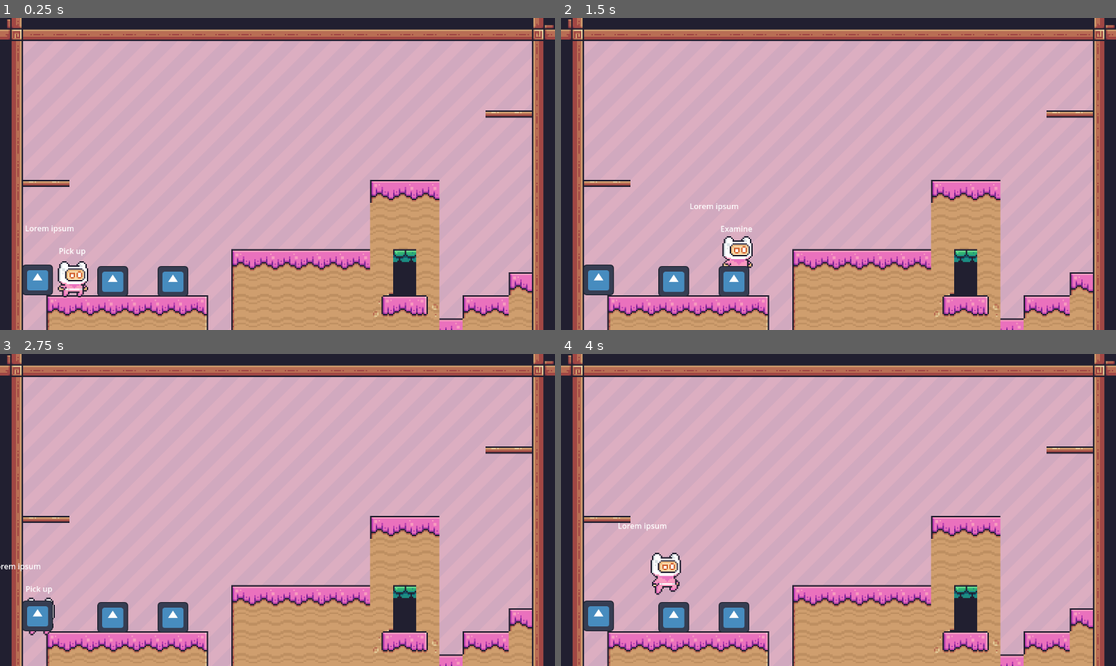
Above: before the commit, frames 1-4 (two rows, left to right).
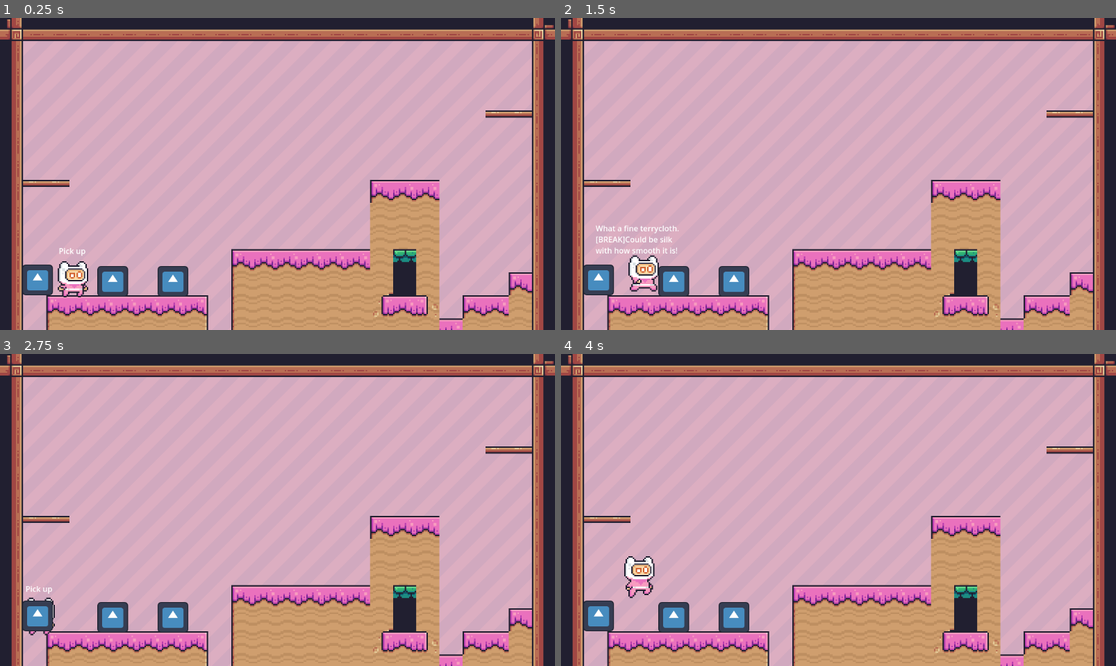
Above: after the commit, the same moments.

Repository: Seblecaribou/AdventureGamePrototype
Game: Godot game, scene res://Scenes/Main.tscn
Same seed, same stepped clock (60 frames per second), same inputs: the game is played once before the commit and once after it. The engine's default icon, where the game draws it, is replaced by a stand-in: a white triangle on a blue panel in a dark square.
Inputs (mouse positions are in pixels of both pictures, inside the frame that each line leads up to):
- Up to frame 1 (0.25 s): no input
- Up to frame 2 (1.5 s): tap Enter at 0.5 s; move the mouse to (960, 158) at 0.52 s; hold D (right) 0.53-1.25 s; tap E (interact) at 0.6 s; click (960, 158) at 0.67 s; tap Space (jump) at 0.77, 1.07 s; tap Tab (journal) at 0.8 s; drag from (727, 189) to (733, 280) at 1.27 s
- Up to frame 3 (2.75 s): move the mouse to (333, 441) at 2.02 s; hold A (left) from 2.03 s (still down); hold Shift (run) from 2.03 s (still down); tap Backspace (return) at 2.1 s
- Up to frame 4 (4 s): release A (left) at 2.75 s; release Shift (run) at 2.75 s; drag from (810, 572) to (733, 616) at 2.77 s; tap Space (jump) at 3.5, 3.6, 3.77 s; move the mouse to (1005, 556) at 3.52 s; hold D (right) from 3.53 s (still down); tap E (interact) at 3.8 s

The runs differ from the first frame. In frame 1, less than 0.1% of the frame differs, in the area x 4-14%, y 66-70%; in frame 2, 1.5%, in the area x 6-35%, y 59-88%; in frame 3, less than 0.1%; in frame 4, 1.2%.

Commit message:
Refactor Game State Machine and implement basic freeze on menu

Diff:
--- a/Scenes/Main.tscn
+++ b/Scenes/Main.tscn
@@ -515,9 +515,8 @@
 
 [node name="GameManager" type="Node" parent="."]
 
-[node name="GameStateMachine" type="Node" parent="GameManager" node_paths=PackedStringArray("player_character", "initial_state")]
+[node name="GameStateMachine" type="Node" parent="GameManager" node_paths=PackedStringArray("initial_state")]
 script = ExtResource("1_gxh85")
-player_character = NodePath("../../PlayerCharacter")
 initial_state = NodePath("Moving")
 
 [node name="Observe" type="Node" parent="GameManager/GameStateMachine"]
@@ -540,9 +539,8 @@
 format = 2
 layer_0/tile_data = PackedInt32Array(23, 0, 6, 65559, 0, 5, 131095, 0, 5, 196631, 0, 5, 262167, 0, 5, 327703, 0, 5, 393 …(2469 unchanged characters)…
 
-[node name="PlayerCharacter" parent="." node_paths=PackedStringArray("game_state_machine") instance=ExtResource("3_w2hnh")]
+[node name="PlayerCharacter" parent="." instance=ExtResource("3_w2hnh")]
 position = Vector2(150, 523)
-game_state_machine = NodePath("../GameManager/GameStateMachine")
 
 [node name="obs_bathtub_bathroom01" parent="." instance=ExtResource("4_hs0my")]
 position = Vector2(359, 547)
@@ -554,3 +552,5 @@
 [node name="pic_footprints_bathroom01" parent="." instance=ExtResource("4_hs0my")]
 position = Vector2(78, 544)
 item_id = "pic_footprints_bathroom01"
+
+[connection signal="newstate" from="GameManager/GameStateMachine" to="PlayerCharacter" method="_on_game_state_machine_newstate"]
--- a/Scenes/PlayerCharacter.tscn
+++ b/Scenes/PlayerCharacter.tscn
@@ -242,14 +242,14 @@
 sprite_frames = SubResource("SpriteFrames_yknqu")
 animation = &"run"
 
-[node name="AnimationComponent" type="Node2D" parent="." node_paths=PackedStringArray("state_machine", "character", "animated_sprite_2D")]
+[node name="AnimationComponent" type="Node2D" parent="." node_paths=PackedStringArray("character", "animated_sprite_2D")]
 script = ExtResource("8_s3oir")
-state_machine = NodePath("../PlayerStateMachine")
 character = NodePath("..")
 animated_sprite_2D = NodePath("../AnimatedSprite2D")
 
-[node name="InteractionComponent" type="Node2D" parent="." node_paths=PackedStringArray("label", "interaction_content")]
+[node name="InteractionComponent" type="Node2D" parent="." node_paths=PackedStringArray("player_character", "label", "interaction_content")]
 script = ExtResource("7_hjhmt")
+player_character = NodePath("..")
 label = NodePath("../Interaction Nodes/InteractionLabel")
 interaction_content = NodePath("../Interaction Nodes/InteractionDescription")
 
@@ -287,5 +287,6 @@
 text = "Lorem ipsum"
 fit_content = true
 
+[connection signal="newstate" from="PlayerStateMachine" to="AnimationComponent" method="_on_player_state_machine_newstate"]
 [connection signal="area_entered" from="Interaction Nodes/InteractionArea" to="InteractionComponent" method="_on_interaction_area_area_entered"]
 [connection signal="area_exited" from="Interaction Nodes/InteractionArea" to="InteractionComponent" method="_on_interaction_area_area_exited"]
--- a/Scripts/Components/AnimationComponent.gd
+++ b/Scripts/Components/AnimationComponent.gd
@@ -1,14 +1,9 @@
 class_name AnimationComponent
 extends Node
 
-@export var state_machine : StateMachineComponent
 @export var character : CharacterBody2D
 @export var animated_sprite_2D : AnimatedSprite2D
 var animation_state : String = "idle"
-
-func _ready():
-	pass
-	#state_machine.newstate.connect(on_state_machine_newstate)
 
 func _physics_process(delta):
 	flip_sprite()
@@ -27,3 +22,7 @@
 
 func flip_sprite() -> void:
 	animated_sprite_2D.flip_h = character.velocity.x < 0
+
+
+func _on_player_state_machine_newstate(previous_state, new_state):
+	animation_state = new_state
--- a/Scripts/Components/InteractionComponent.gd
+++ b/Scripts/Components/InteractionComponent.gd
@@ -2,15 +2,21 @@
 extends Node
 
 @onready var interactions: Array[Interactable]= []
+@export var player_character : PlayerCharacter
 @export var label: Label
 @export var interaction_content : RichTextLabel
 
 func _ready():
 	update_interact_label()
+	reset_interaction_ui()
+
+func _physics_process(delta):
+	reset_interaction_ui()
 
 func _on_interaction_area_area_entered(area):
 	interactions.insert(0, area)
 	update_interact_label()
+
 
 func _on_interaction_area_area_exited(area):
 	interactions.erase(area)
@@ -22,8 +28,13 @@
 	else:
 		label.text = ""
 
+func reset_interaction_ui():
+	if player_character.current_game_state == "moving":
+		interaction_content.text = ""
+		pass
+
 func interact():
-	if interactions:
+	if interactions :
 		label.text = ""
 		var current_interaction = interactions[0]
 		match current_interaction.interact_type:#TODO write function for each match case in INTERACT_TYPE_ENUM
--- a/Scripts/Components/MovementComponent.gd
+++ b/Scripts/Components/MovementComponent.gd
@@ -8,6 +8,7 @@
 var gravity = ProjectSettings.get_setting("physics/2d/default_gravity")
 const BASE_SPEED_MULTIPLIER: float = 1.0
 var speed_multiplier: float = 1.0 #variable that equals either max_speed_multiplier or BASE_SPEED_MULTIPLIER
+
 
 func _physics_process(delta):
 	ground_player(delta)
@@ -26,10 +27,8 @@
 func move(direction: float) -> void:
 	if direction:
 		character.velocity.x = direction * speed * speed_multiplier
-
 	else:
 		character.velocity.x = move_toward(character.velocity.x, 0, speed)
-
 	character.move_and_slide()
 
 
--- a/Scripts/Components/States/GameManager/GameStateMachine.gd
+++ b/Scripts/Components/States/GameManager/GameStateMachine.gd
@@ -1,9 +1,21 @@
 class_name GameStateMachine
 extends StateMachineComponent
 
-@export var player_character : PlayerCharacter
+var menu_states : Array[String] = ["pause", "journal", "observe"]
 
 func transition_state():
-	#TODO find a way to reference the interact component HERE...maybe move it out of the player altogether?
-	#input_manager.check_interact_button()
+	if Input.is_action_just_pressed("pause"):
+		current_state.transitioned.emit(current_state, "pause")
+	if Input.is_action_just_pressed("interact"):
+		current_state.transitioned.emit(current_state, "observe")
+	if Input.is_action_just_pressed("journal"):
+		current_state.transitioned.emit(current_state, "journal")
+	if not check_is_in_menu() or (check_is_in_menu() and Input.is_action_just_pressed("return")):
+		current_state.transitioned.emit(current_state, "moving")
 	pass
+
+func check_is_in_menu() -> bool:
+	if menu_states.has(current_state.get_name().to_lower()):
+		return true
+	else :
+		return false
--- a/Scripts/Objects/PlayerCharacter.gd
+++ b/Scripts/Objects/PlayerCharacter.gd
@@ -1,12 +1,9 @@
 class_name PlayerCharacter
 extends CharacterBody2D
 
-@export var game_state_machine : StateMachineComponent
-var input_manager = InputManager
 var current_game_state : String
 
 func _physics_process(delta):
-	current_game_state = game_state_machine.current_state.name.to_lower()
 
 	#Pause
 	#TODO create pause menu
@@ -18,10 +15,14 @@
 
 	#Movement
 	if current_game_state == "moving":
-		input_manager.check_directions_buttons($MovementComponent.move)
-		input_manager.check_run_button($MovementComponent.run)
-		input_manager.check_jump_button($MovementComponent.jump)
+		InputManager.check_directions_buttons($MovementComponent.move)
+		InputManager.check_run_button($MovementComponent.run)
+		InputManager.check_jump_button($MovementComponent.jump)
 
 	#Interaction
-	#if current_game_state == "observe":
-		#input_manager.check_interact_button($InteractionComponent.interact)
+	if current_game_state == "observe":
+		InputManager.check_interact_button($InteractionComponent.interact)
+
+
+func _on_game_state_machine_newstate(previous_state, new_state):
+	current_game_state = new_state
--- a/Scripts/Singletons/InputManager.gd
+++ b/Scripts/Singletons/InputManager.gd
@@ -4,18 +4,15 @@
 	if Input.is_action_just_pressed("jump"):
 		function.call()
 
-
 func check_directions_buttons(function: Callable) -> void:
 	var direction: float = Input.get_axis("left", "right")
 	function.call(direction)
-
 
 func check_run_button(function: Callable) -> void:
 	if Input.is_action_pressed("run"):
 		function.call(true)
 	else:
 		function.call(false)
-
 
 func check_interact_button(function: Callable) -> void:
 	if Input.is_action_just_pressed("interact"):
